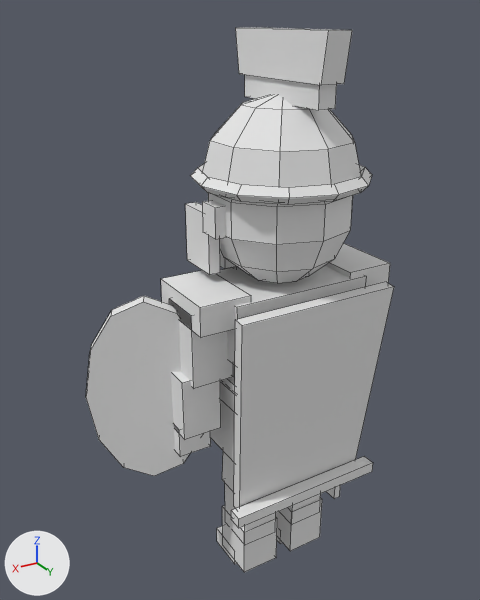
The Blender file art_source/blender/units/blend/byzantines/swordsman_a3.blend as it was, and as the next commit left it.
One viewpoint serves both versions: a camera (50 mm lens) standing at (1.218, 1.769, 2.039) and looking at (0.118, -0.064, 1.123). The lights are fixed; the arrows at lower left show +X, +Y and +Z. The picture after the commit comes second. Mesh edges are drawn as thin lines.

The first picture shows 'Body'.
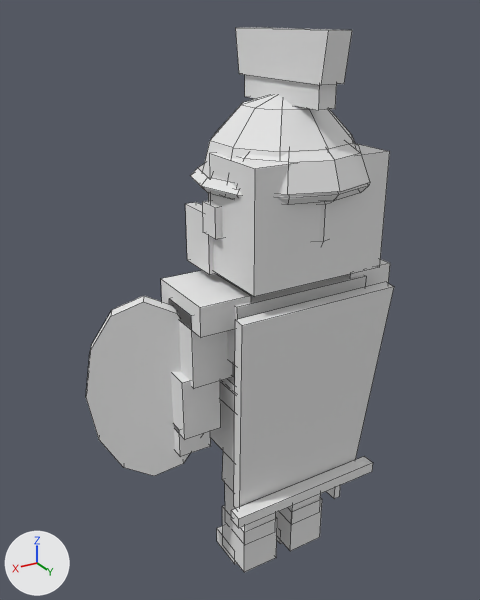
Location of each change, [x1, y1, x2, y2] in pixels of the pictures (480 x 600 px):
part 1 of me_body, added
    after: [210, 144, 390, 297]
part 2 of me_body, added
    after: [239, 143, 370, 195]

What the commit changed:
me_body is used by ob_body; location (0.0, 0.0, 0.0).
me_body had 509 vertices, 421 faces and spanned x -0.45..0.67, y -0.29..0.29, z 0.0..2.0.
me_body now has 548 vertices, 458 faces and spans x -0.45..0.67, y -0.29..0.3, z 0.0..2.0.
me_body part 1: a new loose piece, a box spanning x -0.25..0.25, y -0.03..0.23, z 1.27..1.65, in mat_pe_unitpalette (its picture is missing).
me_body part 2: the loose piece of 31 vertices spanning x -0.26..0.26, y -0.27..0.27, z 1.54..1.82 is copied, and the copy is scaled about its middle by (0.963, 0.926, 0.607), then moved by (0.0, 0.05, -0.03); it spans x -0.25..0.25, y -0.2..0.3, z 1.57..1.74.
